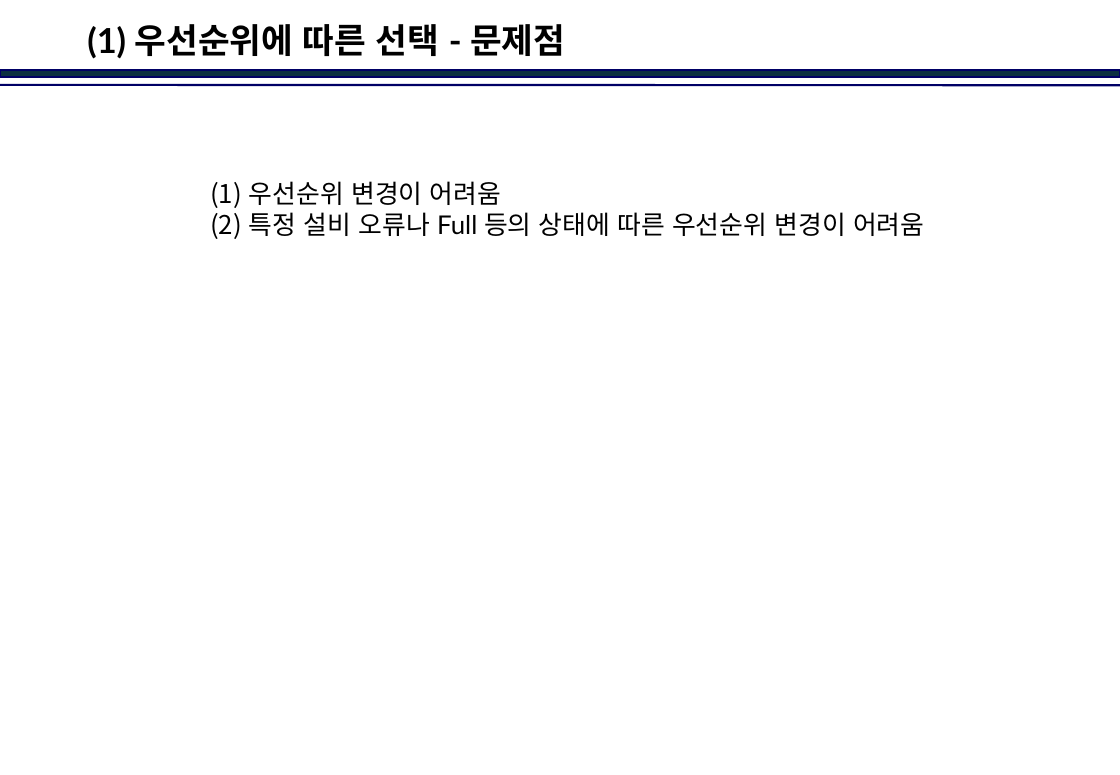
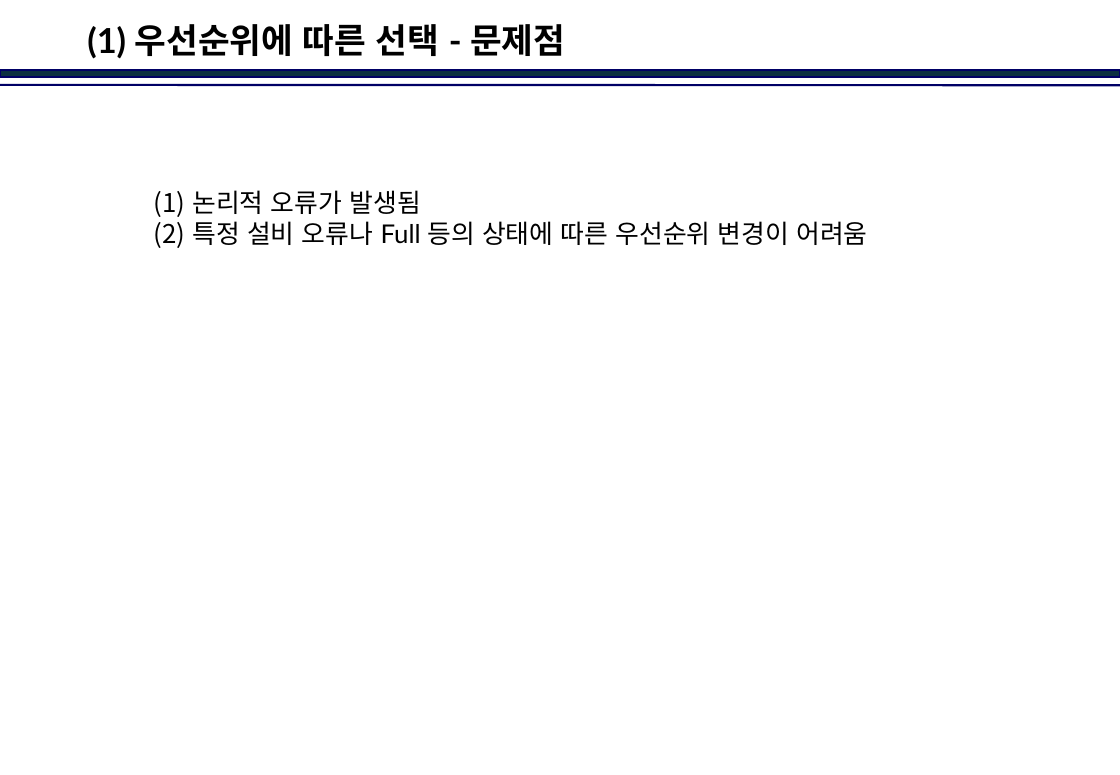
Before and after one commit to jinkabpark/SamickThk_Analysis, a slide deck: slide 4 of 허종원/Dispatcher in Action.pptx. Drawn at 1120x775 pixels with LibreOffice and Linux fonts; fonts in the diff are those of the drawing; background and template pictures are left out. Boxes give left, top, right and bottom in pixels: in the first picture for what was removed or moved away, otherwise in the second. Text is boxed around its words. In the diff, an @@ line names an element or a change of style, - is before the commit and + after.

```diff
--- a/허종원/Dispatcher in Action.pptx
+++ b/허종원/Dispatcher in Action.pptx
@@ text "논리적 오류가 발생됨": place and size @@
-text "논리적 오류가 발생됨" at <box>249,181,924,236</box>
+text "논리적 오류가 발생됨" at <box>192,190,867,245</box>
@@ text at <box>192,190,420,214</box>: text changed @@
-(1) 우선순위 변경이 어려움
+(1) 논리적 오류가 발생됨
```
Also in this commit, not shown: 7 other slides changed, 21 slides added, 16 slides removed.
